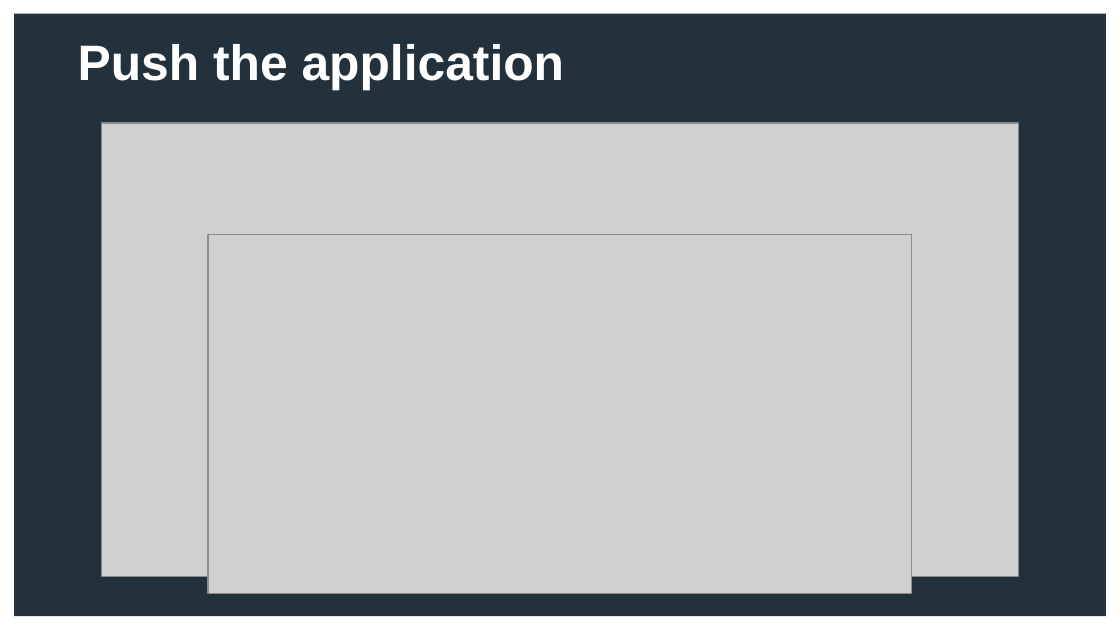
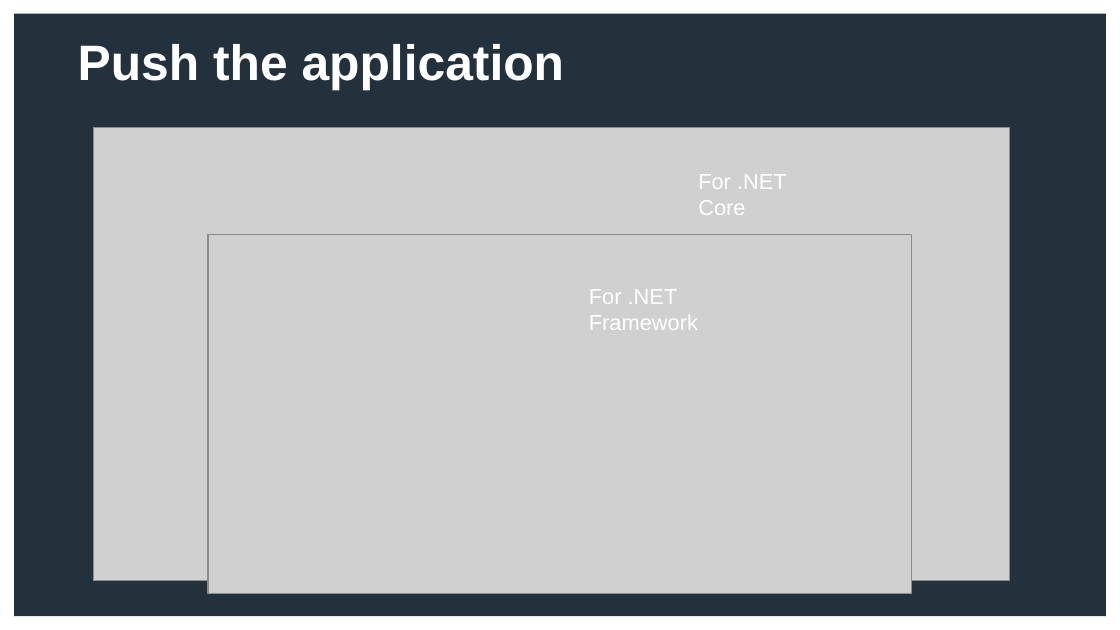
Before and after one commit to Tanzu-Solutions-Engineering/idea2prod-demo, a slide deck: slide 14 of instructions/Idea 2 Prod - S1P DotNet Demo.pptx (slide 13 before the commit). Drawn at 1120x630 pixels with LibreOffice and Linux fonts; fonts in the diff are those of the drawing; grey boxes stand for pictures; background and template pictures are left out. Boxes give left, top, right and bottom in pixels: in the first picture for what was removed or moved away, otherwise in the second. Text is boxed around its words. In the diff, an @@ line names an element or a change of style, - is before the commit and + after.

```diff
--- a/instructions/Idea 2 Prod - S1P DotNet Demo.pptx
+++ b/instructions/Idea 2 Prod - S1P DotNet Demo.pptx
@@ picture: place and size @@
-picture at box(102, 123, 1018, 577)
+picture at box(93, 128, 1009, 581)
@@ text added at box(698, 174, 787, 215), 14 pt, text #FFFFFF @@
+For .NET Core
@@ text added at box(589, 289, 698, 330), 14 pt, text #FFFFFF @@
+For .NET Framework
```
Also in this commit, not shown: 1 other slide changed, 1 slide added.
